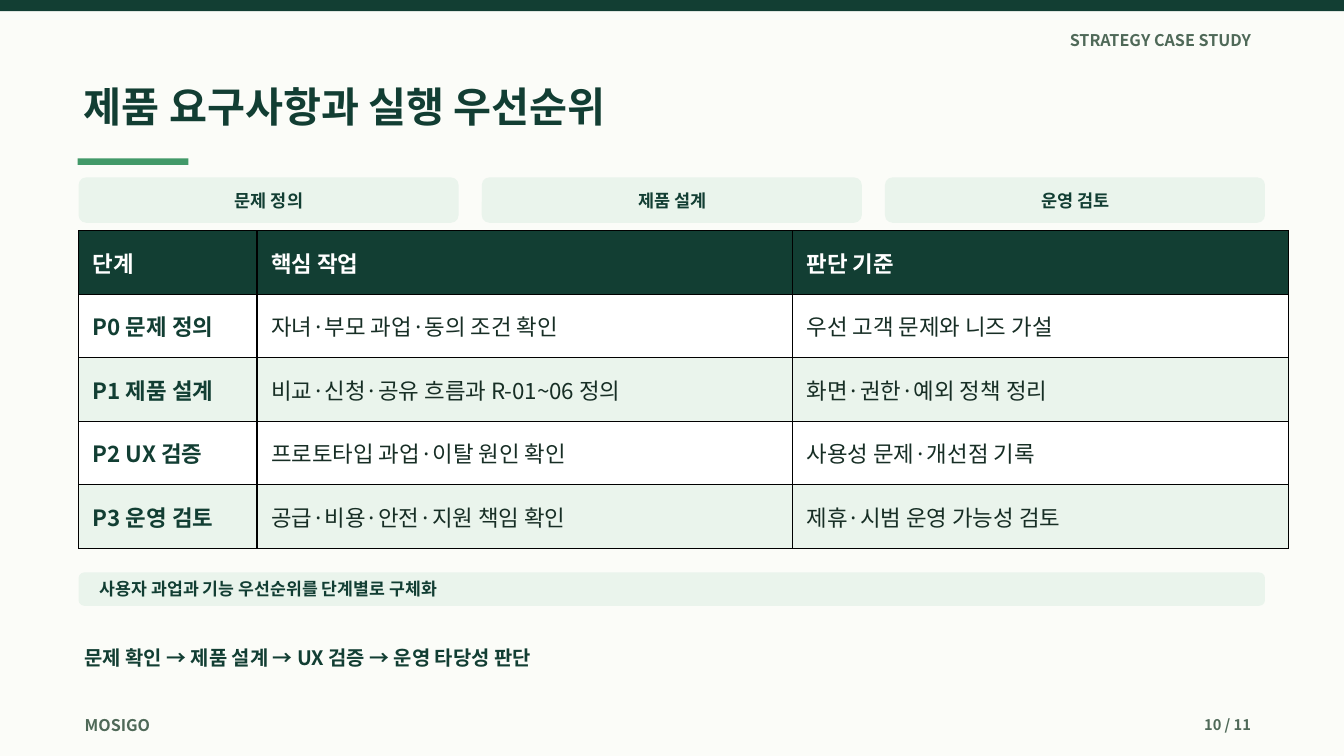
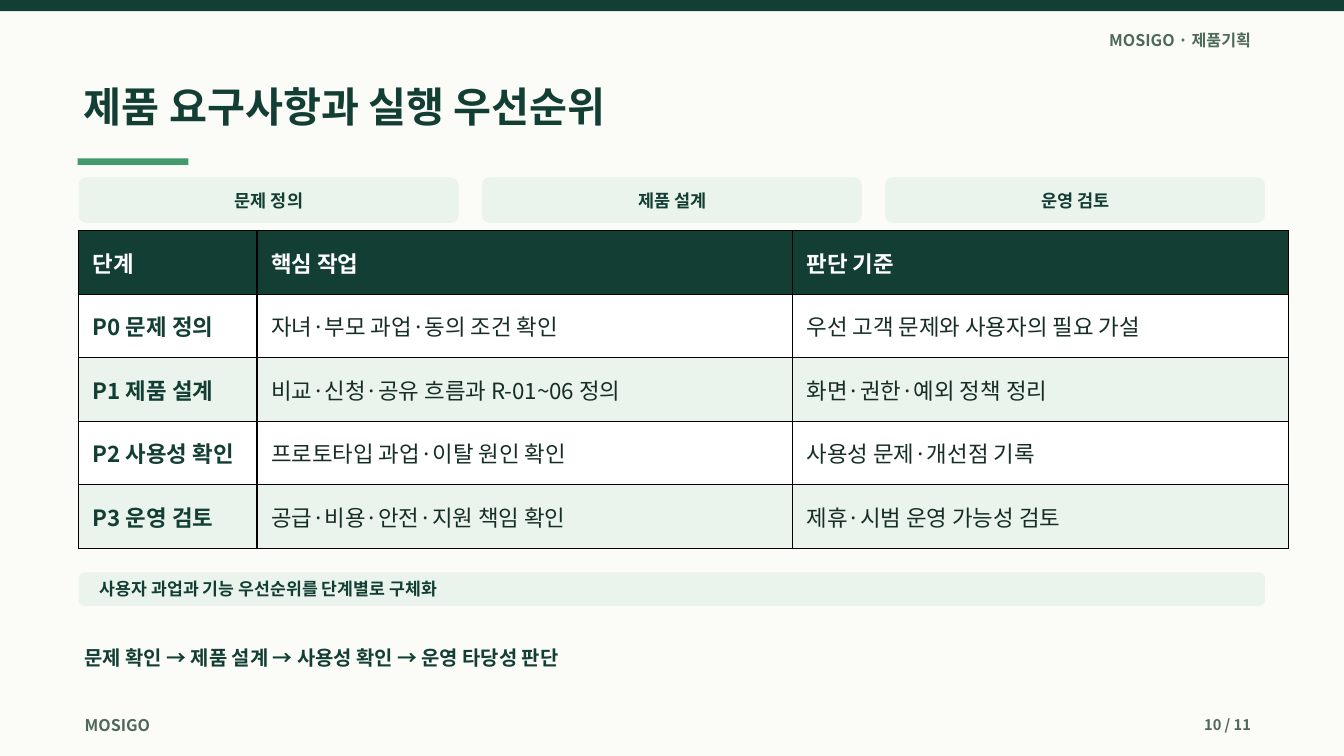
Before and after one commit to dohyunkimmm/mosigo-case-study, a slide deck: slide 10 of downloads/mosigo_report.pptx. Drawn at 1344x756 pixels with LibreOffice and Linux fonts; fonts in the diff are those of the drawing. Boxes give left, top, right and bottom in pixels: in the first picture for what was removed or moved away, otherwise in the second. Text is boxed around its words. In the diff, an @@ line names an element or a change of style, - is before the commit and + after.

Commit message:
docs: keep internal QA private and present MOSIGO as user-centered PRD
* copy: remove technical QA from portfolio and foreground user-centered PRD

* docs: keep PRD user-centered and remove public QA appendix link

* privacy: move QA appendix into private repo and exclude verification files from public Vercel site

* test: keep public PRD clean and verify private QA appendix separately

* test: ensure public PRD no longer links technical QA and QA appendix returns 404

* copy: keep editable slides focused on user needs and product design

* docs: prevent QA/English boilerplate returning when presentation binaries regenerate

* test: validate product-planning deck without internal QA or spreadsheet filenames

* copy: remove technical QA wording from business plan supporting pages

* docs: sync private-QA-free presentation, business plan and 26 public previews

* test: normalize PDF text extraction spacing for updated slide commentary

```diff
--- a/downloads/mosigo_report.pptx
+++ b/downloads/mosigo_report.pptx
@@ text at bbox=[1109, 32, 1251, 48]: text changed @@
-STRATEGY CASE STUDY
+MOSIGO · 제품기획
@@ table at bbox=[79, 231, 1289, 548] @@
-row 2, column 3: 우선 고객 문제와 니즈 가설
+row 2, column 3: 우선 고객 문제와 사용자의 필요 가설
-row 4, column 1: P2 UX 검증
+row 4, column 1: P2 사용성 확인
@@ text at bbox=[85, 648, 559, 667]: text changed @@
-문제 확인 → 제품 설계 → UX 검증 → 운영 타당성 판단
+문제 확인 → 제품 설계 → 사용성 확인 → 운영 타당성 판단
```
Also in this commit, not shown: 9 other slides changed, 38 other files.
